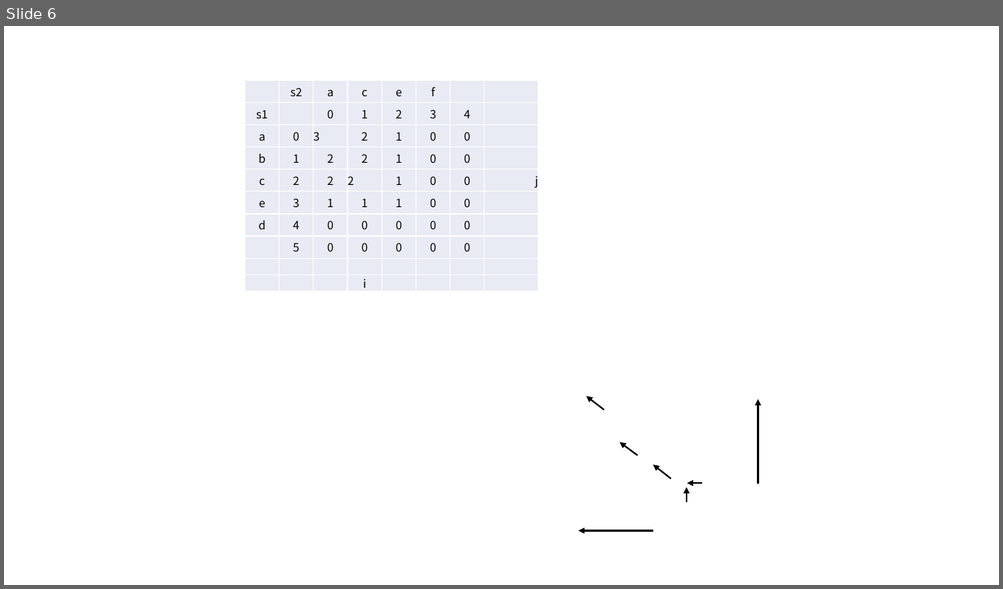
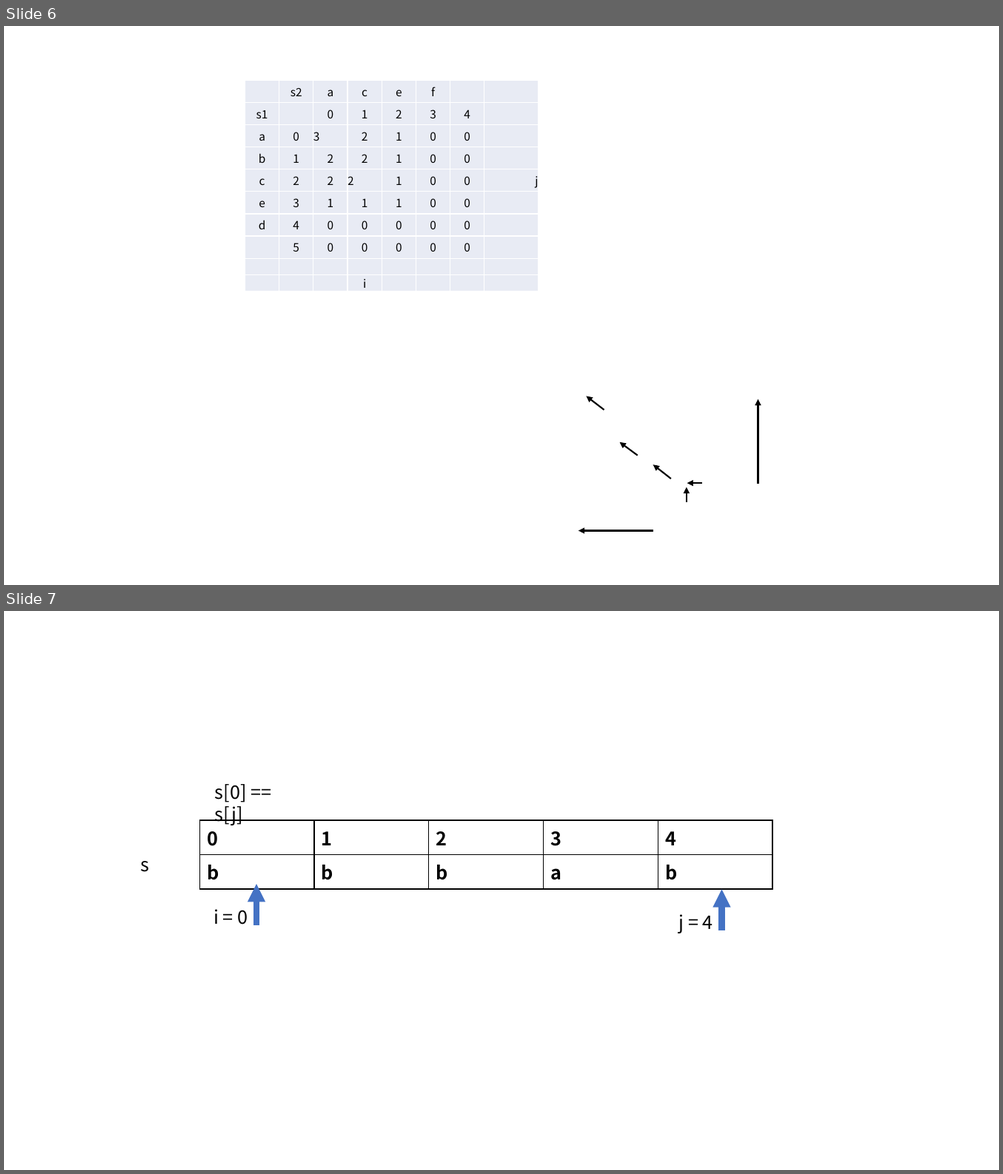
Before and after one commit to imlifeilong/PythonCaseAlgorithmRepo, a slide deck: 图解/图解算法.pptx. Shown one above the other, each under a label of ours: slide 6 before the commit, slides 6 and 7 after it. The pictures are 1003x589 and 1003x1174 pixels, drawn with LibreOffice and Linux fonts; fonts in the diff are those of the drawing. Boxes give left, top, right and bottom in pixels: in the first picture for what was removed or moved away, otherwise in the second. Text is boxed around its words. In the diff, an @@ line names an element or a change of style, - is before the commit and + after.

```diff
--- a/图解/图解算法.pptx
+++ b/图解/图解算法.pptx
@@ slide 7 added at [4,611,999,1170], background #FFFFFF @@
@@ text added at [215,784,247,826], 18 pt, text #000000 @@
+s[0] == s[j]
@@ table added at [199,820,774,883], 2 rows, 5 columns @@
+0 | 1 | 2 | 3 | 4
+b | b | b | a | b
@@ text added at [140,861,149,872], 18 pt, text #000000 @@
+s
@@ arrow added from (256, 925) to (256, 884), #4472C4 5.75 pt @@
@@ arrow added from (722, 931) to (722, 889), #4472C4 5.75 pt @@
@@ text added at [213,909,247,925], 18 pt, text #000000 @@
+i = 0
@@ text added at [679,914,713,934], 18 pt, text #000000 @@
+j = 4
```
Also in this commit, not shown: 3 other slides added, 10 other files.
